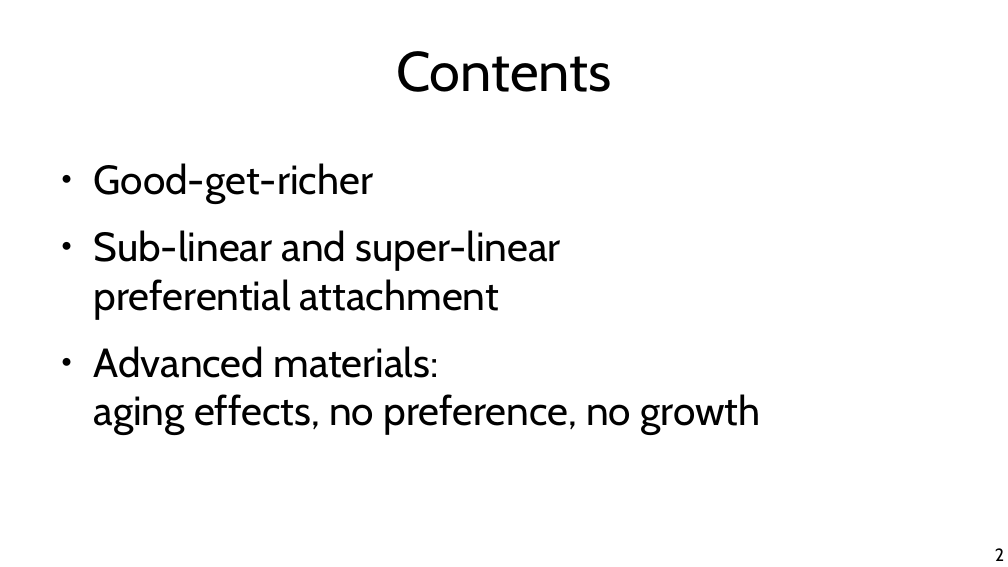
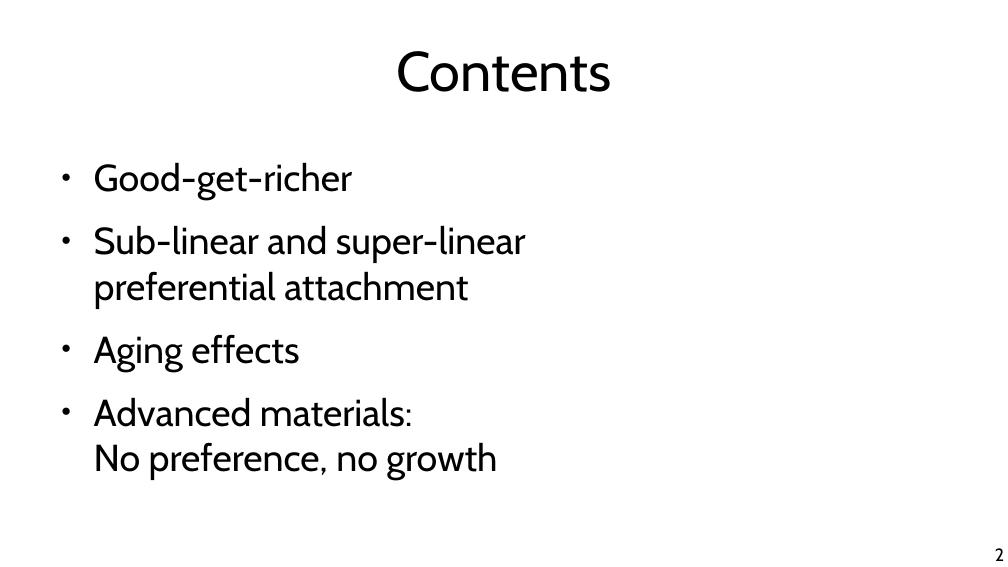
Before and after one commit to chatox/networks-science-course, a slide deck: slide 2 of theory/tt06_other_growth_models.odp. Drawn at 1008x567 pixels with LibreOffice and Linux fonts; fonts in the diff are those of the drawing. Boxes give left, top, right and bottom in pixels: in the first picture for what was removed or moved away, otherwise in the second. Text is boxed around its words. In the diff, an @@ line names an element or a change of style, - is before the commit and + after.

Commit message:
Aging no longer advanced topic

```diff
--- a/theory/tt06_other_growth_models.odp
+++ b/theory/tt06_other_growth_models.odp
@@ text at (94,162,526,309): size 32 to 29.6 pt in "Good-get-richer", "Sub-linear and super-linear preferential attachment" @@
@@ text at (94,334,497,480): text changed; size 32 to 29.6 pt @@
-● Advanced materials:
-  aging effects, no preference, no growth
+● Aging effects
+● Advanced materials:
+  No preference, no growth
```
Also in this commit, not shown: 6 other slides changed, 4 slides added, 3 slides removed, 1 other file.
